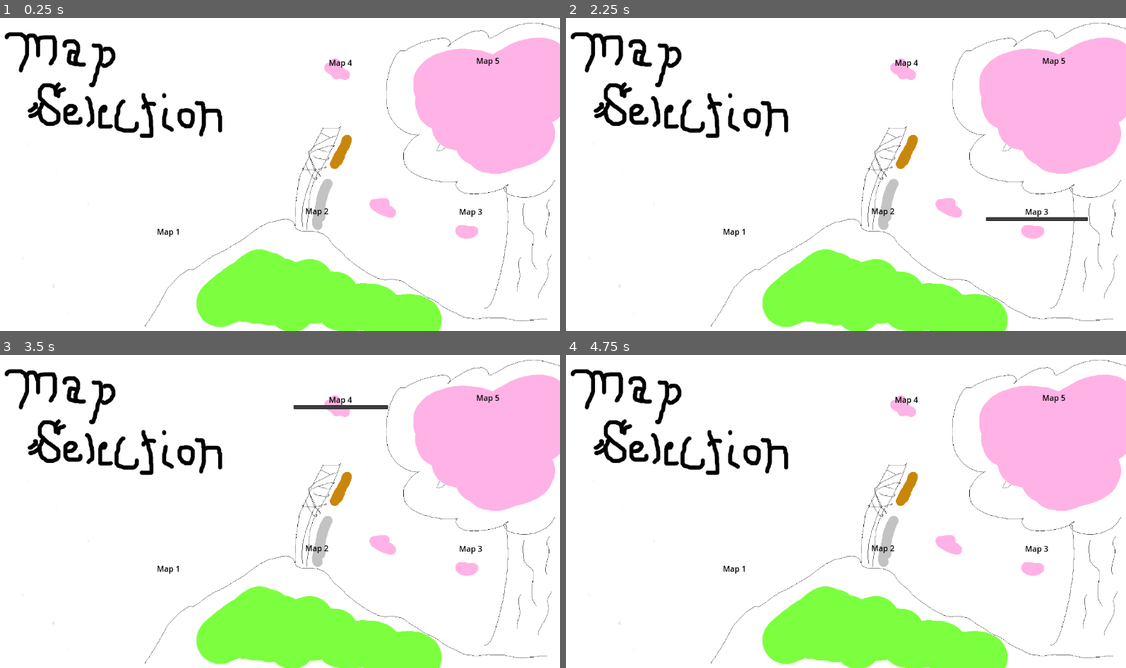
Above: before the commit, frames 1-4 (two rows, left to right).
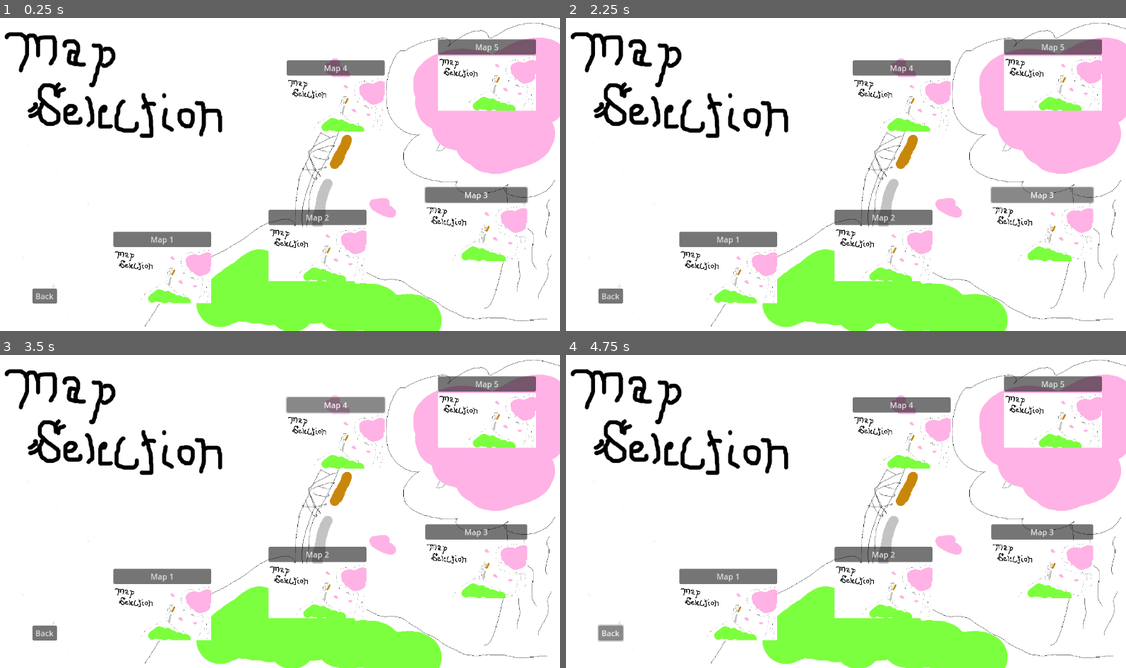
Above: after the commit, the same moments.

Repository: CraftonComputerScienceClub/SamuraiFighter
Game: Godot game, scene res://scenes/map_selection_gui.tscn
Two runs of this game, one before a commit and one after it. Both use one fixed random seed, a clock stepped at 60 frames per second and the inputs below. This scene is started directly instead of the project's main scene.
Inputs (mouse positions are in pixels of both pictures, inside the frame that each line leads up to):
- Up to frame 1 (0.25 s): no input
- Up to frame 2 (2.25 s): click "Map 1" at 0.5 s; click "Map 2" at 1.25 s; click "Map 3" at 2 s
- Up to frame 3 (3.5 s): click "Map 4" at 2.75 s
- Up to frame 4 (4.75 s): click "Map 5" at 3.5 s; click (610, 633) at 4.25 s, where only the run after the commit has a clickable "Back"

The runs differ from the first frame. In frame 1, 11% of the frame differs, in the area x 5-96%, y 6-92%; in frame 2, 11%; in frame 3, 11%; in frame 4, 11%.

Commit message:
Updated Map Selection Screen
Finished adding buttons, renamed files, added a back button, added images to map buttons.

Diff:
--- a/scenes/map_selection_gui.tscn
+++ b/scenes/map_selection_gui.tscn
@@ -1,8 +1,8 @@
-[gd_scene load_steps=3 format=3 uid="uid://by5ygbwvhoy5y"]
+[gd_scene load_steps=4 format=3 uid="uid://by5ygbwvhoy5y"]
 
 [ext_resource type="Texture2D" uid="uid://c3dvrocktkbju" path="res://art/samurai_fighter_map_selection.png" id="1_oecsv"]
-
-[sub_resource type="StyleBoxEmpty" id="StyleBoxEmpty_e311i"]
+[ext_resource type="Script" path="res://scripts/main_menu/buttons/button_hover_scale_animation.gd" id="2_oh3pp"]
+[ext_resource type="Script" path="res://scripts/main_menu/buttons/auto_select.gd" id="3_e53ag"]
 
 [node name="map_selection_gui" type="Control"]
 layout_mode = 3
@@ -12,7 +12,7 @@
 grow_horizontal = 2
 grow_vertical = 2
 
-[node name="map_menu" type="NinePatchRect" parent="."]
+[node name="MapMenu" type="NinePatchRect" parent="."]
 layout_mode = 1
 anchors_preset = 15
 anchor_right = 1.0
@@ -21,65 +21,169 @@
 grow_vertical = 2
 texture = ExtResource("1_oecsv")
 
-[node name="map_1" type="VBoxContainer" parent="map_menu"]
+[node name="Map1" type="VBoxContainer" parent="MapMenu"]
 layout_mode = 1
-offset_left = 257.0
-offset_top = 433.0
-offset_right = 450.0
-offset_bottom = 586.0
+offset_left = 240.0
+offset_top = 445.0
+offset_right = 440.0
+offset_bottom = 598.0
 
-[node name="map_1_button" type="MenuButton" parent="map_menu/map_1"]
-modulate = Color(0, 0, 0, 1)
+[node name="Map1Control" type="Control" parent="MapMenu/Map1"]
+custom_minimum_size = Vector2(200, 30)
 layout_mode = 2
-theme_override_styles/normal = SubResource("StyleBoxEmpty_e311i")
+
+[node name="Map1Button" type="Button" parent="MapMenu/Map1/Map1Control"]
+layout_mode = 1
+anchors_preset = 15
+anchor_right = 1.0
+anchor_bottom = 1.0
+grow_horizontal = 2
+grow_vertical = 2
 text = "Map 1"
+script = ExtResource("2_oh3pp")
 
-[node name="map_2" type="VBoxContainer" parent="map_menu"]
-offset_left = 560.0
-offset_top = 391.0
-offset_right = 753.0
-offset_bottom = 544.0
+[node name="AnimationPlayer" type="AnimationPlayer" parent="MapMenu/Map1/Map1Control/Map1Button"]
 
-[node name="map_2_button" type="MenuButton" parent="map_menu/map_2"]
-modulate = Color(0, 0, 0, 1)
+[node name="Map1Image" type="TextureRect" parent="MapMenu/Map1"]
 layout_mode = 2
-theme_override_styles/normal = SubResource("StyleBoxEmpty_e311i")
+texture = ExtResource("1_oecsv")
+expand_mode = 5
+
+[node name="Map2" type="VBoxContainer" parent="MapMenu"]
+layout_mode = 0
+offset_left = 557.0
+offset_top = 400.0
+offset_right = 757.0
+offset_bottom = 553.0
+
+[node name="Map2Control" type="Control" parent="MapMenu/Map2"]
+custom_minimum_size = Vector2(200, 30)
+layout_mode = 2
+
+[node name="Map2Button" type="Button" parent="MapMenu/Map2/Map2Control"]
+layout_mode = 1
+anchors_preset = 15
+anchor_right = 1.0
+anchor_bottom = 1.0
+grow_horizontal = 2
+grow_vertical = 2
 text = "Map 2"
+script = ExtResource("2_oh3pp")
 
-[node name="map_3" type="VBoxContainer" parent="map_menu"]
+[node name="AnimationPlayer" type="AnimationPlayer" parent="MapMenu/Map2/Map2Control/Map2Button"]
+
+[node name="Map2Image" type="TextureRect" parent="MapMenu/Map2"]
 layout_mode = 2
-offset_left = 866.0
-offset_top = 392.0
-offset_right = 1074.0
-offset_bottom = 537.0
+texture = ExtResource("1_oecsv")
+expand_mode = 5
 
-[node name="map_3_button" type="MenuButton" parent="map_menu/map_3"]
-modulate = Color(0, 0, 0, 1)
+[node name="Map3" type="VBoxContainer" parent="MapMenu"]
 layout_mode = 2
-theme_override_styles/normal = SubResource("StyleBoxEmpty_e311i")
+offset_left = 877.0
+offset_top = 354.0
+offset_right = 1085.0
+offset_bottom = 499.0
+
+[node name="Map3Control" type="Control" parent="MapMenu/Map3"]
+custom_minimum_size = Vector2(200, 30)
+layout_mode = 2
+
+[node name="Map3Button" type="Button" parent="MapMenu/Map3/Map3Control"]
+layout_mode = 1
+anchors_preset = 15
+anchor_right = 1.0
+anchor_bottom = 1.0
+grow_horizontal = 2
+grow_vertical = 2
 text = "Map 3"
+script = ExtResource("2_oh3pp")
 
-[node name="map_4" type="VBoxContainer" parent="map_menu"]
-offset_left = 608.0
-offset_top = 87.0
-offset_right = 801.0
-offset_bottom = 240.0
+[node name="AnimationPlayer" type="AnimationPlayer" parent="MapMenu/Map3/Map3Control/Map3Button"]
 
-[node name="map_4_button" type="MenuButton" parent="map_menu/map_4"]
-modulate = Color(0, 0, 0, 1)
+[node name="AutoSelect" type="Node" parent="MapMenu/Map3/Map3Control/Map3Button"]
+script = ExtResource("3_e53ag")
+
+[node name="Map3Image" type="TextureRect" parent="MapMenu/Map3"]
 layout_mode = 2
-theme_override_styles/normal = SubResource("StyleBoxEmpty_e311i")
+texture = ExtResource("1_oecsv")
+expand_mode = 5
+
+[node name="Map4" type="VBoxContainer" parent="MapMenu"]
+layout_mode = 0
+offset_left = 594.0
+offset_top = 94.0
+offset_right = 794.0
+offset_bottom = 247.0
+
+[node name="Map4Control" type="Control" parent="MapMenu/Map4"]
+custom_minimum_size = Vector2(200, 30)
+layout_mode = 2
+
+[node name="Map4Button" type="Button" parent="MapMenu/Map4/Map4Control"]
+layout_mode = 1
+anchors_preset = 15
+anchor_right = 1.0
+anchor_bottom = 1.0
+grow_horizontal = 2
+grow_vertical = 2
 text = "Map 4"
+script = ExtResource("2_oh3pp")
 
-[node name="map_5" type="VBoxContainer" parent="map_menu"]
+[node name="AnimationPlayer" type="AnimationPlayer" parent="MapMenu/Map4/Map4Control/Map4Button"]
+
+[node name="Map4Image" type="TextureRect" parent="MapMenu/Map4"]
 layout_mode = 2
-offset_left = 909.0
-offset_top = 83.0
-offset_right = 1102.0
-offset_bottom = 246.0
+texture = ExtResource("1_oecsv")
+expand_mode = 5
 
-[node name="map_5_button" type="MenuButton" parent="map_menu/map_5"]
-modulate = Color(0, 0, 0, 1)
+[node name="Map5" type="VBoxContainer" parent="MapMenu"]
 layout_mode = 2
-theme_override_styles/normal = SubResource("StyleBoxEmpty_e311i")
+offset_left = 903.0
+offset_top = 51.0
+offset_right = 1103.0
+offset_bottom = 214.0
+
+[node name="Map5Control" type="Control" parent="MapMenu/Map5"]
+custom_minimum_size = Vector2(200, 30)
+layout_mode = 2
+
+[node name="Map5Button" type="Button" parent="MapMenu/Map5/Map5Control"]
+layout_mode = 1
+anchors_preset = 15
+anchor_right = 1.0
+anchor_bottom = 1.0
+grow_horizontal = 2
+grow_vertical = 2
 text = "Map 5"
+script = ExtResource("2_oh3pp")
+
+[node name="AnimationPlayer" type="AnimationPlayer" parent="MapMenu/Map5/Map5Control/Map5Button"]
+
+[node name="Map5Image" type="TextureRect" parent="MapMenu/Map5"]
+layout_mode = 2
+texture = ExtResource("1_oecsv")
+expand_mode = 5
+
+[node name="Back" type="VBoxContainer" parent="MapMenu"]
+custom_minimum_size = Vector2(50, 30)
+layout_mode = 0
+offset_left = 75.0
+offset_top = 561.0
+offset_right = 125.0
+offset_bottom = 593.0
+
+[node name="BackControl" type="Control" parent="MapMenu/Back"]
+custom_minimum_size = Vector2(50, 30)
+layout_mode = 2
+
+[node name="BackButton" type="Button" parent="MapMenu/Back/BackControl"]
+layout_mode = 1
+anchors_preset = 15
+anchor_right = 1.0
+anchor_bottom = 1.0
+grow_horizontal = 2
+grow_vertical = 2
+text = "Back"
+script = ExtResource("2_oh3pp")
+
+[node name="AnimationPlayer" type="AnimationPlayer" parent="MapMenu/Back/BackControl/BackButton"]
